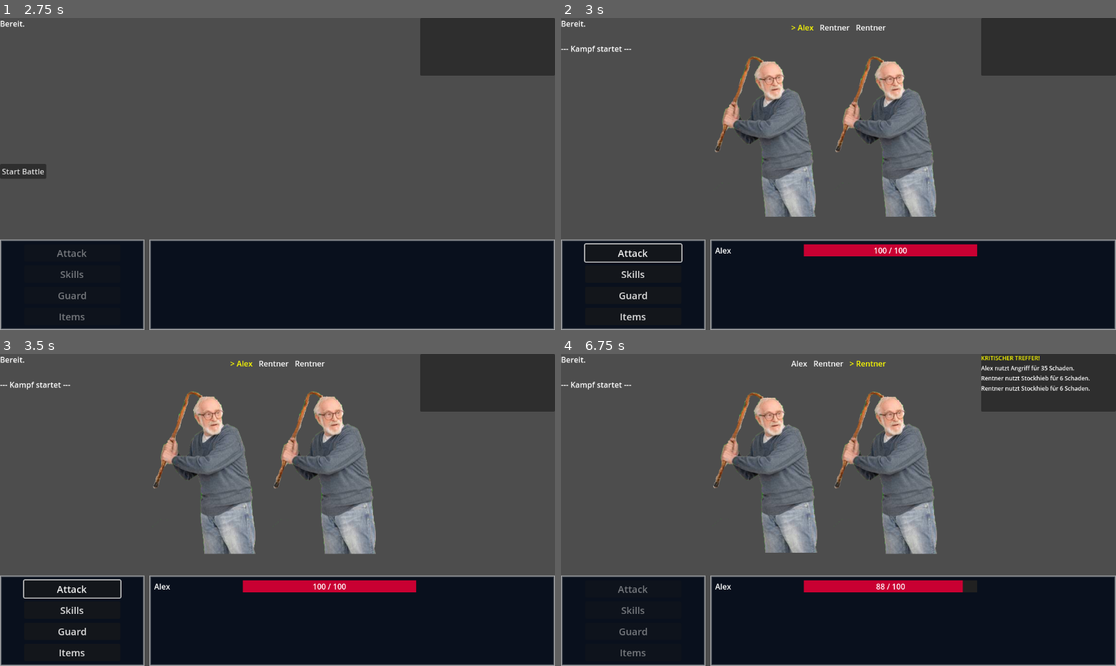
Above: before the commit, frames 1-4 (two rows, left to right).
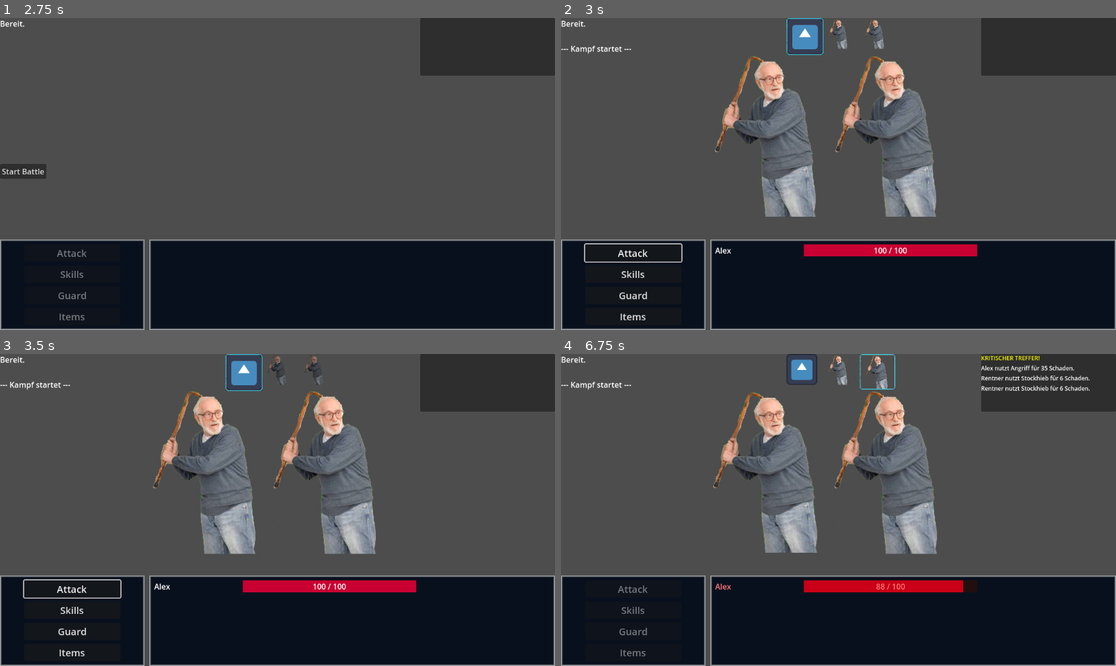
Above: after the commit, the same moments.

Repository: Marv0407/kotstulle-game
Game: Godot game, scene res://scenes/control.tscn
Same seed, same stepped clock (60 frames per second), same inputs: the game is played once before the commit and once after it. The engine's default icon, where the game draws it, is replaced by a stand-in: a white triangle on a blue panel in a dark square.
Inputs (mouse positions are in pixels of both pictures, inside the frame that each line leads up to):
- Up to frame 1 (2.75 s): click "Start New Game" at 0.5 s; click (66, 39) at 1.27 s; type "Alex" at 1.35 s; click "Starten" at 2 s
- Up to frame 2 (3 s): click "Start Battle" at 2.75 s
- Up to frame 3 (3.5 s): no input
- Up to frame 4 (6.75 s): click (766, 469) at 3.52 s; click "Attack" at 4.25 s; tap Enter (ui_accept) at 5, 5.27, 5.75, 6.02 s; move the mouse to (960, 494) at 5.02 s; hold Right (ui_right) 5.03-5.78 s; click (960, 494) at 5.17 s; move the mouse to (727, 525) at 5.77 s; hold Left (ui_left) 5.78-6.53 s; move the mouse to (894, 441) at 6.52 s; hold Right (ui_right) from 6.53 s (still down)

Frame 1 is identical in both runs. In frame 2, 0.8% of the frame differs, in the area x 40-59%, y 0-13%; in frame 3, 0.7%; in frame 4, 1.9%, in the area x 27-73%, y 0-77%.

Commit message:
Improved TurnOrder and HPBar UI
Introduce a TurnOrderSlot scene and script plus a frame texture for turn order display. BattleManager now exports a turn_order_slot_scene and instantiates slots in refresh_turn_order_ui instead of simple labels.  Party member UI: added HighlightRect, new HP syncing/animation methods and tweens for smooth HP changes.

Diff:
--- a/ressources/Enemies/Rentner.tres
+++ b/ressources/Enemies/Rentner.tres
@@ -16,6 +16,7 @@
 luck = 4
 speed = 4
 level = 1
+portrait = ExtResource("2_812gd")
 sprite = ExtResource("2_812gd")
 skills = Array[ExtResource("2_gtbep")]([ExtResource("3_j3cqh")])
 metadata/_custom_type_script = "uid://b4vfx11poblgj"
--- a/ressources/Player Characters/hero.tres
+++ b/ressources/Player Characters/hero.tres
@@ -1,5 +1,6 @@
-[gd_resource type="Resource" script_class="CharData" load_steps=6 format=3 uid="uid://d27kr4qwd3ng"]
+[gd_resource type="Resource" script_class="CharData" load_steps=7 format=3 uid="uid://d27kr4qwd3ng"]
 
+[ext_resource type="Texture2D" uid="uid://do6usik1g3hr0" path="res://icon.svg" id="1_wccgc"]
 [ext_resource type="Script" uid="uid://b4vfx11poblgj" path="res://scripts/char_data.gd" id="1_x38h4"]
 [ext_resource type="Script" uid="uid://d0ehdwbbf3lbd" path="res://scripts/SkillData.gd" id="2_fpjk5"]
 [ext_resource type="Resource" uid="uid://dgidyqwyuvip7" path="res://ressources/skills/PlayerAttack.tres" id="3_rkocy"]
@@ -17,5 +18,6 @@
 luck = 15
 speed = 15
 level = 1
+portrait = ExtResource("1_wccgc")
 skills = Array[ExtResource("2_fpjk5")]([ExtResource("3_rkocy"), ExtResource("4_lodd5"), ExtResource("5_nanq1")])
 metadata/_custom_type_script = "uid://b4vfx11poblgj"
--- a/scenes/BattleTest.tscn
+++ b/scenes/BattleTest.tscn
@@ -6,6 +6,7 @@
 [ext_resource type="Resource" uid="uid://d27kr4qwd3ng" path="res://ressources/Player Characters/hero.tres" id="4_5txia"]
 [ext_resource type="Resource" uid="uid://dayx4q8vorwm3" path="res://ressources/Enemies/Rentner.tres" id="5_766wr"]
 [ext_resource type="PackedScene" uid="uid://bfd1a46xdcclj" path="res://scenes/SkillMenu.tscn" id="6_5txia"]
+[ext_resource type="PackedScene" uid="uid://bwn28x2ikg5jb" path="res://scenes/TurnOrderSlot.tscn" id="6_qwg2f"]
 [ext_resource type="Script" uid="uid://c3icaeegf4j34" path="res://scripts/party_hud_container.gd" id="6_smx2l"]
 [ext_resource type="AudioStream" uid="uid://c5diteywikmei" path="res://assets/sfx/Cursor1.ogg" id="6_uvxp4"]
 [ext_resource type="PackedScene" uid="uid://xm18nkpojt6g" path="res://scenes/PartyMemberUI.tscn" id="7_5txia"]
@@ -44,6 +45,7 @@
 party_data = Array[ExtResource("3_smx2l")]([ExtResource("4_5txia")])
 enemy_data = Array[ExtResource("3_smx2l")]([ExtResource("5_766wr"), ExtResource("5_766wr")])
 turn_order_container = NodePath("../DebugUI/CanvasLayer/TurnOrderContainer")
+turn_order_slot_scene = ExtResource("6_qwg2f")
 sound_focus = ExtResource("6_uvxp4")
 sound_select = ExtResource("7_qwg2f")
 sound_cancel = ExtResource("8_hlv3w")
--- a/scenes/PartyMemberUI.tscn
+++ b/scenes/PartyMemberUI.tscn
@@ -14,6 +14,13 @@
 [node name="NameLbl" type="Label" parent="."]
 custom_minimum_size = Vector2(180, 0)
 layout_mode = 2
+
+[node name="HighlightRect" type="ColorRect" parent="NameLbl"]
+visible = false
+layout_mode = 0
+offset_right = 180.0
+offset_bottom = 25.0
+color = Color(1, 1, 1, 0.14901961)
 
 [node name="HPBar" type="ProgressBar" parent="."]
 custom_minimum_size = Vector2(360, 25)
--- /dev/null
+++ b/scenes/TurnOrderSlot.tscn
@@ -0,0 +1,35 @@
+[gd_scene load_steps=3 format=3 uid="uid://bwn28x2ikg5jb"]
+
+[ext_resource type="Script" uid="uid://ccojbuuocgfxl" path="res://scripts/turn_order_slot.gd" id="1_y1c0c"]
+[ext_resource type="Texture2D" uid="uid://cjuow10f4esaj" path="res://assets/frame/frame.png" id="2_s2a4x"]
+
+[node name="TurnOrderSlot" type="Control"]
+custom_minimum_size = Vector2(64, 64)
+layout_mode = 3
+anchors_preset = 0
+size_flags_horizontal = 3
+size_flags_vertical = 3
+script = ExtResource("1_y1c0c")
+
+[node name="Portrait" type="TextureRect" parent="."]
+custom_minimum_size = Vector2(64, 64)
+layout_mode = 1
+anchors_preset = 15
+anchor_right = 1.0
+anchor_bottom = 1.0
+grow_horizontal = 2
+grow_vertical = 2
+expand_mode = 4
+stretch_mode = 5
+
+[node name="Frame" type="NinePatchRect" parent="."]
+visible = false
+modulate = Color(0.75847405, 2.2093658, 2.4325802, 1)
+z_index = 1
+layout_mode = 1
+anchors_preset = 15
+anchor_right = 1.0
+anchor_bottom = 1.0
+grow_horizontal = 2
+grow_vertical = 2
+texture = ExtResource("2_s2a4x")
--- a/scripts/battle_manager.gd
+++ b/scripts/battle_manager.gd
@@ -7,10 +7,12 @@
 @export var turn_order_container: HBoxContainer
 @export var enemy_scene: PackedScene = preload("res://scenes/EnemySlot.tscn")
 @export var damage_popup: PackedScene = preload("res://scenes/DamagePopup.tscn")
+@export var turn_order_slot_scene: PackedScene
 @export_group("Audio")
 @export var sound_focus: AudioStream
 @export var sound_select: AudioStream
 @export var sound_cancel: AudioStream
+
 var party: Array[BattleCharacter] = []
 var enemies: Array[BattleCharacter] = []
 var turn_order: Array[BattleCharacter] = []
@@ -153,23 +155,16 @@
 
 func refresh_turn_order_ui():
 	if not turn_order_container: return
-
 	for child in turn_order_container.get_children():
 		child.queue_free()
 
 	for i in range(turn_order.size()):
-		var character = turn_order[i]
-		if not character.is_alive(): continue
-		var label := Label.new()
-		var portrait := Image.new()
-		label.text = character.data.name
-		portrait = character.data.portrait
-
-		if i == current_turn_index:
-			label.text = "> " + label.text
-			label.add_theme_color_override("font_color", Color.YELLOW)
-
-		turn_order_container.add_child(label)
+		var c = turn_order[i]
+		if not c.is_alive(): continue
+
+		var slot = turn_order_slot_scene.instantiate()
+		turn_order_container.add_child(slot)
+		slot.setup(c, i == current_turn_index)
 
 func calculate_turn_order():
 	turn_order.clear()
@@ -222,6 +217,7 @@
 	process_turn()
 
 func apply_skill_effects(attacker: BattleCharacter, target: BattleCharacter, damage: int, skill: SkillData):
+	var old_hp = target.get_hp()
 	target.current_hp -= damage
 	if attacker and skill:
 		post_log(attacker.data.name + " nutzt " + skill.skill_name + " für " + str(damage) + " Schaden.", Color.WHITE)
@@ -232,7 +228,7 @@
 	if target in party:
 		for ui in party_panel.get_children():
 			if ui.character == target:
-				ui.update_hp()
+				ui.update_hp(old_hp)
 				break
 
 	# Visuals am Ziel
--- a/scripts/char_data.gd
+++ b/scripts/char_data.gd
@@ -11,7 +11,7 @@
 @export var speed: int
 @export var level: int
 @export var xp: int
-@export var portrait: Image
+@export var portrait: Texture2D
 @export var sprite: Texture2D
 @export var resistances := {
 	"FIRE": 0,
--- a/scripts/party_hud_container.gd
+++ b/scripts/party_hud_container.gd
@@ -11,4 +11,4 @@
 		var ui = party_member_ui_scene.instantiate()
 		add_child(ui)
 		ui.setup(member)
-		ui.update_hp()
+		ui.sync_hp_initial()
--- a/scripts/party_member_ui.gd
+++ b/scripts/party_member_ui.gd
@@ -3,6 +3,7 @@
 @onready var name_label: Label = $NameLbl
 @onready var hp_label: Label = $HPBar/HPLbl
 @onready var hp_bar: ProgressBar = $HPBar
+@onready var highlight = $NameLbl/HighlightRect
 
 var character: BattleCharacter
 
@@ -12,9 +13,28 @@
 	hp_bar.max_value = character.get_max_hp()
 	hp_bar.value = character.get_hp()
 
-func update_hp():
-	if character:
-		hp_bar.max_value = character.get_max_hp()
-		hp_label.text = str(character.get_hp()) + " / " + str(character.get_max_hp())
-		var tween = create_tween()
-		tween.tween_property(hp_bar, "value", character.get_hp(), 0.3)
+func update_hp(old_hp: int):
+	if not character: return
+
+	var new_hp = character.get_hp()
+	hp_bar.max_value = character.get_max_hp()
+
+	var tween = create_tween()
+	tween.tween_property(hp_bar, "value", new_hp, 0.35)
+
+	if new_hp < old_hp:
+		flash(Color.RED)
+	elif new_hp > old_hp:
+		flash(Color.LIME_GREEN)
+
+	hp_label.text = str(new_hp) + " / " + str(character.get_max_hp())
+
+func flash(color: Color):
+	modulate = color
+	create_tween().tween_property(self, "modulate", Color.WHITE, 0.25)
+
+func sync_hp_initial():
+	if not character: return
+	hp_bar.max_value = character.get_max_hp()
+	hp_bar.value = character.get_hp()
+	hp_label.text = str(character.get_hp()) + " / " + str(character.get_max_hp())
--- /dev/null
+++ b/scripts/turn_order_slot.gd
@@ -0,0 +1,22 @@
+extends Control
+
+@onready var portrait: TextureRect = $Portrait
+@onready var frame: NinePatchRect = $Frame
+
+var character: BattleCharacter
+
+func setup(char: BattleCharacter, is_active: bool):
+	character = char
+	portrait.texture = char.data.portrait
+	set_active(is_active)
+
+func set_active(active: bool):
+	frame.visible = active
+
+	var tween = create_tween()
+	if active:
+		tween.tween_property(self, "scale", Vector2(1.2, 1.2), 0.15)
+		tween.tween_property(self, "modulate", Color.WHITE, 0.15)
+	else:
+		tween.tween_property(self, "scale", Vector2.ONE, 0.15)
+		tween.tween_property(self, "modulate", Color(0.6,0.6,0.6), 0.15)
Binary file added: assets/frame/frame.png
Not shown: 1 places in scenes/BattleTest.tscn that only renumber resources
Not shown, added: scripts/turn_order_slot.gd.uid
